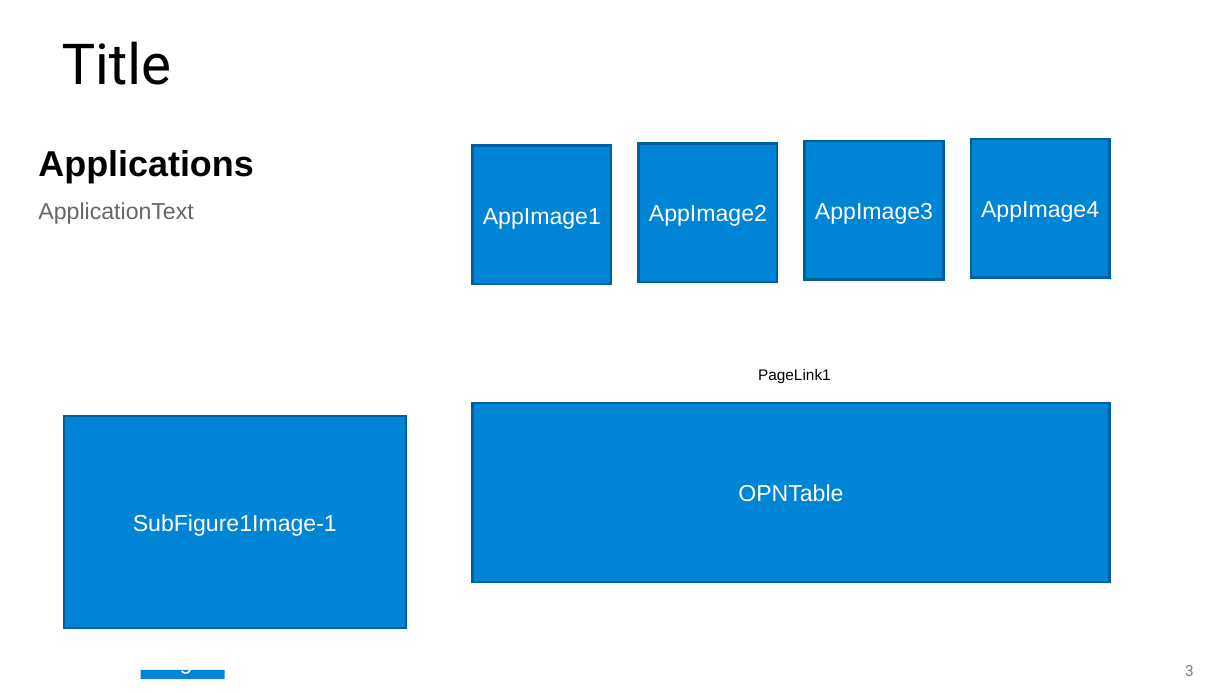
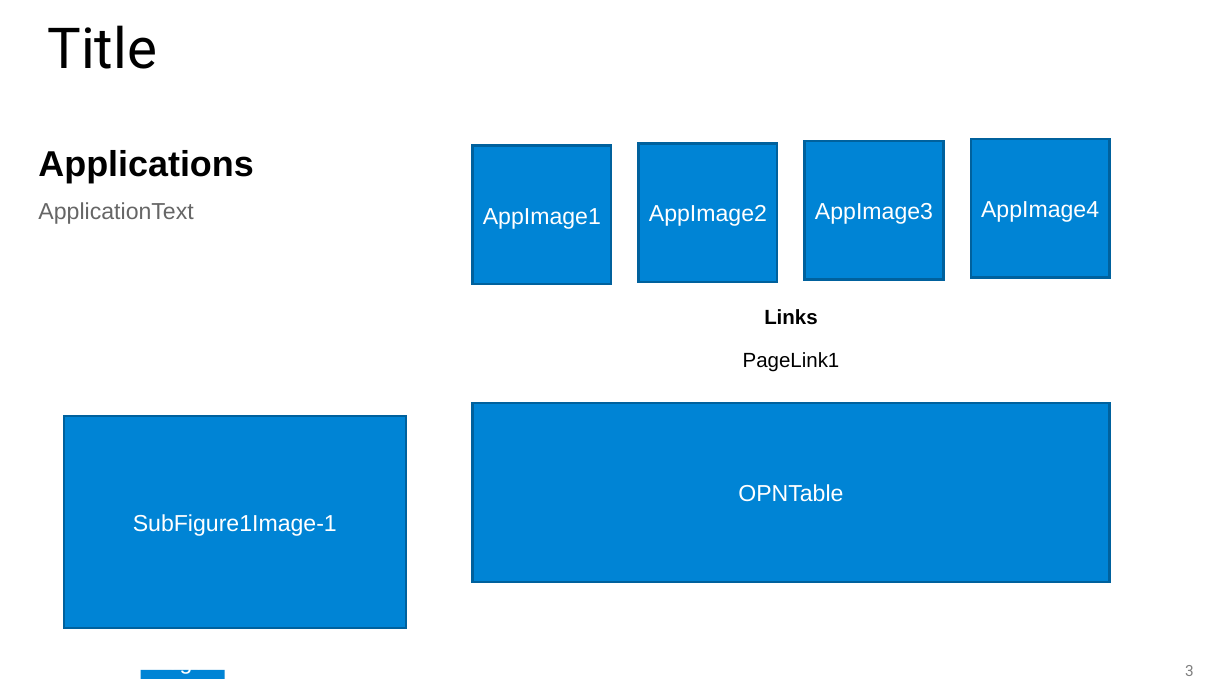
Before and after one commit to ArrowElectronicsESC/NPI-Gen, a slide deck: slide 3 of Template-99.pptx. Drawn at 1232x693 pixels with LibreOffice and Linux fonts; fonts in the diff are those of the drawing; background and template pictures are left out. Boxes give left, top, right and bottom in pixels: in the first picture for what was removed or moved away, otherwise in the second. Text is boxed around its words. In the diff, an @@ line names an element or a change of style, - is before the commit and + after.

```diff
--- a/Template-99.pptx
+++ b/Template-99.pptx
@@ text "Title": place and size @@
-text "Title" at <box>62,41,171,85</box>
+text "Title" at <box>48,25,157,69</box>
@@ text "Title" at <box>48,25,157,69</box>: line spacing 0.9 to 1; vertical alignment middle to top @@
@@ text added at <box>764,309,817,325</box>, 16 pt, text #000000, bold @@
+Links
@@ text "PageLink1": place and size @@
-text "PageLink1" at <box>758,369,831,383</box>
+text "PageLink1" at <box>743,352,840,372</box>
@@ text "PageLink1" at <box>743,352,840,372</box>: size 12 to 16 pt @@
```
Also in this commit, not shown: 2 other slides changed.
